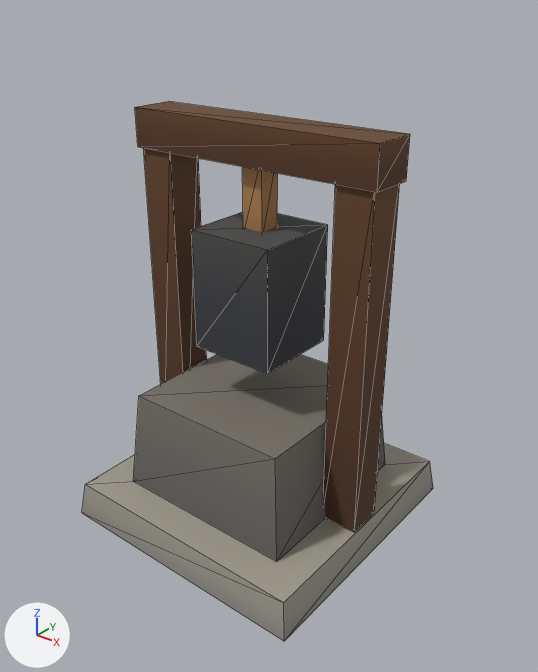
Renders of the glTF model exports/glb/machines/mach_crusher.glb from each side of a commit.
One viewpoint serves both versions: a camera (50 mm lens) standing at (5.64, -6.88, 7.01) and looking at (0.21, -0.09, 2.8). Lighting does not change. The marker at lower left points along +X, +Y and +Z. The older version comes first. Mesh edges are drawn as thin lines. Vertices at exactly the same position are counted once.

Objects in the first picture: 'mach_crusher'.
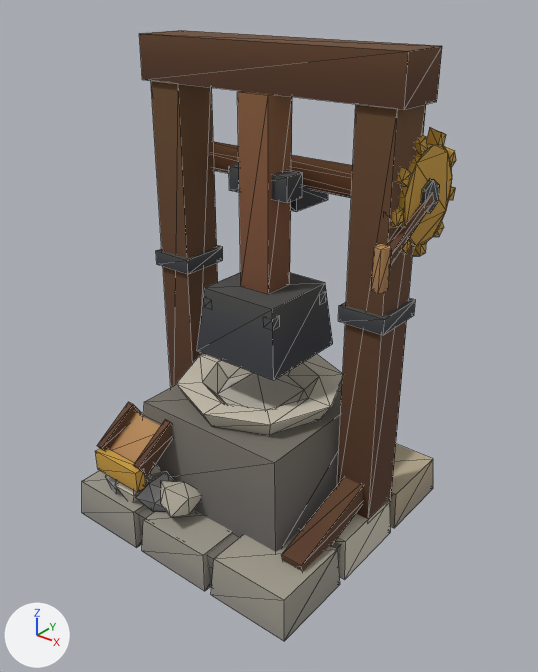
Changed parts and their boxes (x1, y1, x2, y2) in the pictures (538 x 672 px; the box of a moved part takes in the faces that stretch with it):
'mach_crusher', reshaped (7% wider, 13% taller): before (82, 101, 433, 642); after (82, 30, 456, 642)
part 1 of me_mach_crusher, added (mostly hidden): after (138, 495, 392, 587)
part 2 of me_mach_crusher, moved or reshaped (not visible afterwards): before (133, 354, 385, 562)
part 3 of me_mach_crusher, added: after (143, 381, 342, 552)
part 4 of me_mach_crusher, added (brown): after (151, 81, 218, 387)
part 5 of me_mach_crusher, added: after (156, 245, 223, 274)
part 6 of me_mach_crusher, added (brown): after (337, 104, 426, 519)
part 7 of me_mach_crusher, added: after (338, 298, 415, 335)
part 8 of me_mach_crusher, added (brown): after (139, 30, 442, 110)
part 9 of me_mach_crusher, added (brown): after (237, 91, 292, 294)
part 10 of me_mach_crusher, added: after (229, 163, 303, 203)
part 11 of me_mach_crusher, added (brown): after (212, 141, 353, 198)
part 12 of me_mach_crusher, added: after (291, 185, 328, 212)
part 13 of me_mach_crusher, added (brown): after (399, 143, 452, 246)
part 14 of me_mach_crusher, added: after (421, 179, 440, 213)
part 15 of me_mach_crusher, moved or reshaped: before (324, 184, 400, 532); after (387, 193, 434, 266)
part 16 of me_mach_crusher, added (brown): after (371, 244, 392, 294)
part 17 of me_mach_crusher, added (brown): after (95, 448, 146, 492)
part 18 of me_mach_crusher, rebuilt (33% shorter): before (191, 212, 328, 374); after (197, 272, 333, 380)
part 19 of me_mach_crusher, deleted (brown): before (242, 167, 278, 232)
part 20 of me_mach_crusher, reshaped: before (82, 101, 433, 642); after (82, 128, 456, 642)

Diff of the bpy script that builds the scene:
```diff
--- a/exports/glb/machines/mach_crusher.glb.py
+++ b/exports/glb/machines/mach_crusher.glb.py
@@ me_mach_crusher @@
-me_mach_crusher.from_pydata(...)  # 56 vertices, 84 faces; spans x -1.85..1.85, y -1.85..1.85, z 0.0..5.5
+me_mach_crusher.from_pydata(...)  # 498 vertices, 792 faces; spans x -1.9..1.96, y -1.85..1.85, z 0.0..6.35
+# me_mach_crusher part 1: a new loose piece, a box spanning x -1.75..1.75, y -1.75..1.75, z 0.0..0.5, in mat_villagepalette (picture img_village_palette)
+# me_mach_crusher part 2: the loose piece of 8 vertices spanning x -1.3..1.3, y -1.3..1.3, z 0.5..1.9 is scaled about its middle by (0.455, 0.455, 0.401), then moved by (0.0, 0.0, -0.92)
+# me_mach_crusher part 3: the loose piece of 8 vertices spanning x -1.3..1.3, y -1.3..1.3, z 0.5..1.9 is copied, and the copy is scaled about its middle by (0.962, 0.962, 0.929), then moved by (0.0, 0.0, -0.05); it spans x -1.25..1.25, y -1.25..1.25, z 0.5..1.8
+# me_mach_crusher part 4: a new loose piece, a box spanning x -1.8..-1.3, y 0.0..0.6, z 0.5..5.8, in mat_villagepalette (picture img_village_palette)
+# me_mach_crusher part 5: a new loose piece, a box spanning x -1.86..-1.24, y -0.06..0.66, z 3.3..3.5, in mat_villagepalette (picture img_village_palette)
+# me_mach_crusher part 6: a new loose piece, a box spanning x 1.3..1.8, y 0.0..0.6, z 0.5..5.8, in mat_villagepalette (picture img_village_palette)
+# me_mach_crusher part 7: a new loose piece, a box spanning x 1.24..1.86, y -0.06..0.66, z 3.3..3.5, in mat_villagepalette (picture img_village_palette)
+# me_mach_crusher part 8: a new loose piece, a box spanning x -1.9..1.9, y -0.05..0.65, z 5.8..6.35, in mat_villagepalette (picture img_village_palette)
+# me_mach_crusher part 9: a new loose piece, a box spanning x -0.22..0.22, y -0.12..0.32, z 3.4..5.8, in mat_villagepalette (picture img_village_palette)
+# me_mach_crusher part 10: a new loose piece, a box spanning x -0.45..0.45, y -0.05..0.25, z 4.6..4.9, in mat_villagepalette (picture img_village_palette)
+# me_mach_crusher part 11: a new loose piece, a 6-sided cylinder along x spanning x -1.85..1.85, y 0.58..0.92, z 4.55..4.95, in mat_villagepalette (picture img_village_palette)
+# me_mach_crusher part 12: a new loose piece, a box spanning x -0.25..0.25, y 0.4..1.1, z 4.35..4.65, in mat_villagepalette (picture img_village_palette)
+# me_mach_crusher part 13: a new loose piece, an 18-sided cylinder along x spanning x 1.7..1.86, y 0.18..1.32, z 4.18..5.32, in mat_villagepalette (picture img_village_palette)
+# me_mach_crusher part 14: a new loose piece, a 6-sided cylinder along x spanning x 1.66..1.9, y 0.58..0.92, z 4.55..4.95, in mat_villagepalette (picture img_village_palette)
+# me_mach_crusher part 15: the loose piece of 8 vertices spanning x 1.25..1.75, y -0.25..0.25, z 0.5..5.1 is turned 120.1 degrees about the x axis through its middle and scaled by 0.239, then moved by (0.36, 0.28, 1.67)
+# me_mach_crusher part 16: a new loose piece, a 5-sided cylinder along z spanning x 1.78..1.96, y -0.3..-0.1, z 3.9..4.4, in mat_villagepalette (picture img_village_palette)
+# me_mach_crusher part 17: a new loose piece, a box spanning x -1.4..-0.6, y -1.81..-1.67, z 0.95..1.25, in mat_villagepalette (picture img_village_palette)
+# me_mach_crusher part 18: the loose piece of 8 vertices spanning x -0.6..0.6, y -0.6..0.6, z 2.6..4.2 is rebuilt with 8 vertices and now spans x -0.65..0.65, y -0.55..0.75, z 2.5..3.4
+# me_mach_crusher part 19: the loose piece of 8 vertices spanning x -0.15..0.15, y -0.15..0.15, z 4.1..5.1 is deleted
+# me_mach_crusher part 20: 20 vertices removed from x -1.8..1.8, y -1.78..1.78, z 0.5..5.5; 280 vertices added at x -1.85..1.85, y -1.85..1.85, z 0.0..5.47
+# other edits to the shape of me_mach_crusher do not show in these pictures
 me_mach_crusher.materials.append(mat_villagepalette)
```
